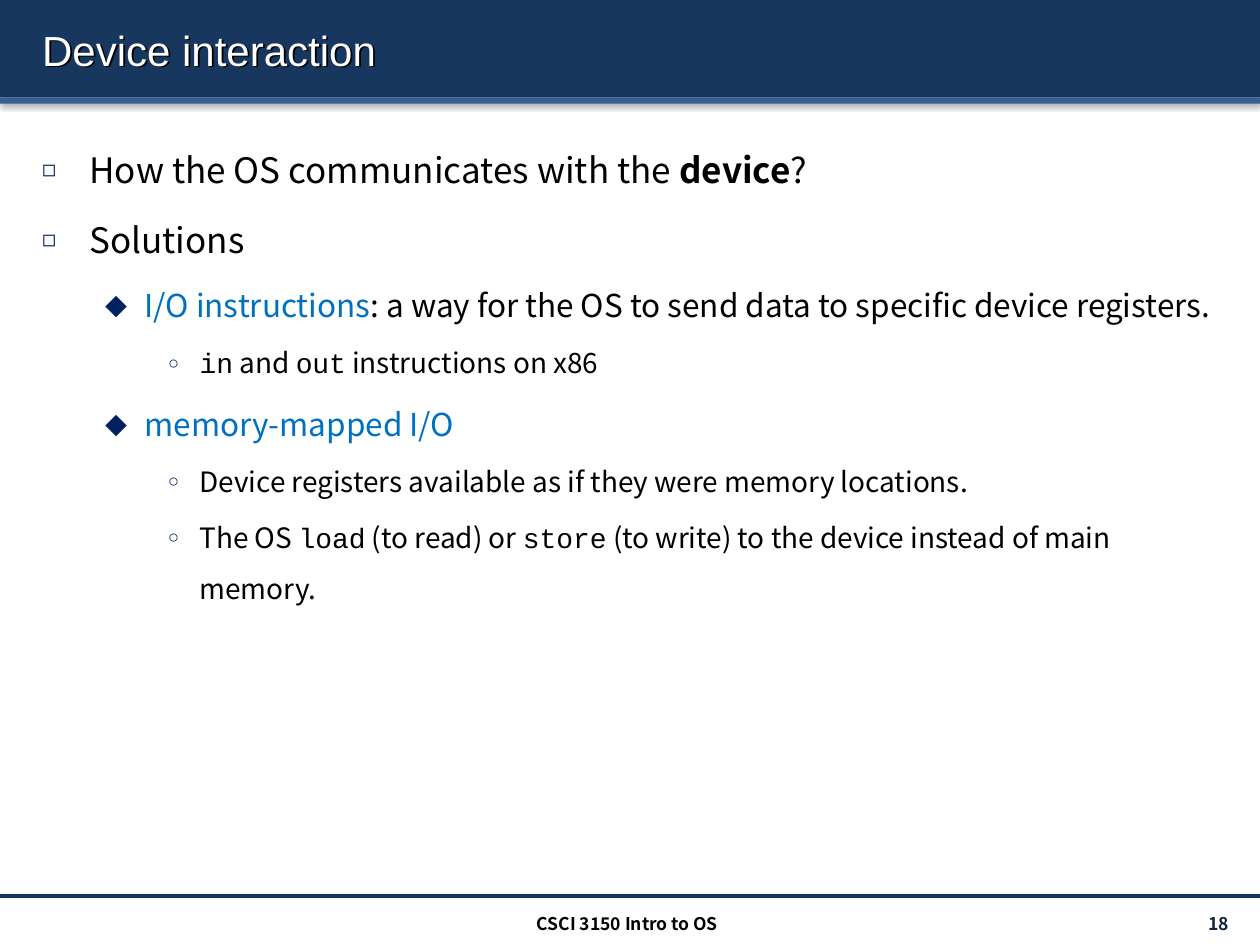
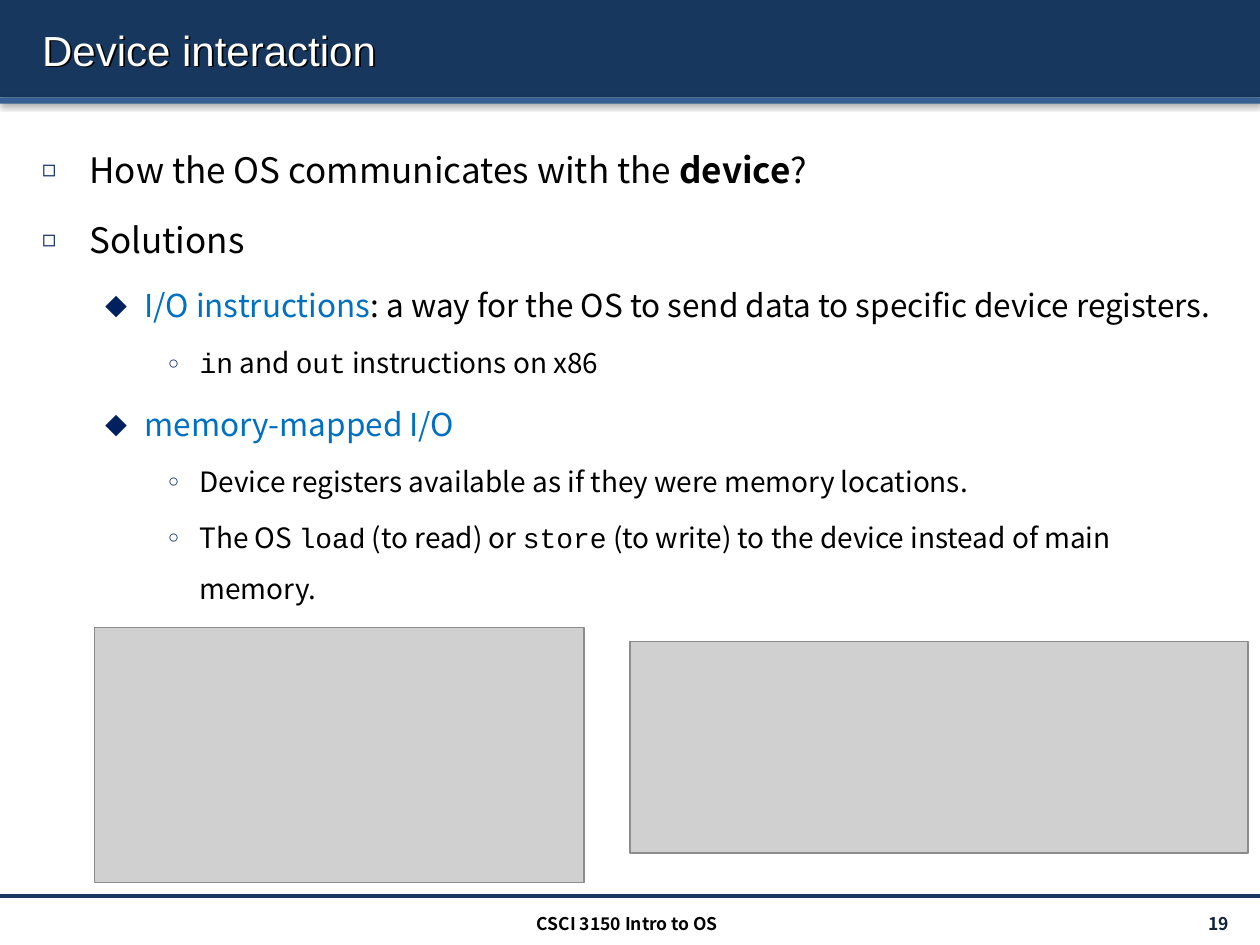
Before and after one commit to henryhxu/CSCI3150, a slide deck: slide 19 of lectures/lec13_io.pptx (slide 18 before the commit). Drawn at 1260x945 pixels with LibreOffice and Linux fonts; fonts in the diff are those of the drawing; grey boxes stand for pictures. Boxes give left, top, right and bottom in pixels: in the first picture for what was removed or moved away, otherwise in the second. Text is boxed around its words. In the diff, an @@ line names an element or a change of style, - is before the commit and + after.

```diff
--- a/lectures/lec13_io.pptx
+++ b/lectures/lec13_io.pptx
@@ picture added at (94, 627, 585, 882) @@
@@ picture added at (630, 641, 1247, 853) @@
@@ page number at (1208, 917, 1229, 931): text changed @@
-18
+19
```
Also in this commit, not shown: 3 other slides changed, 1 slide added, 2 other files.
